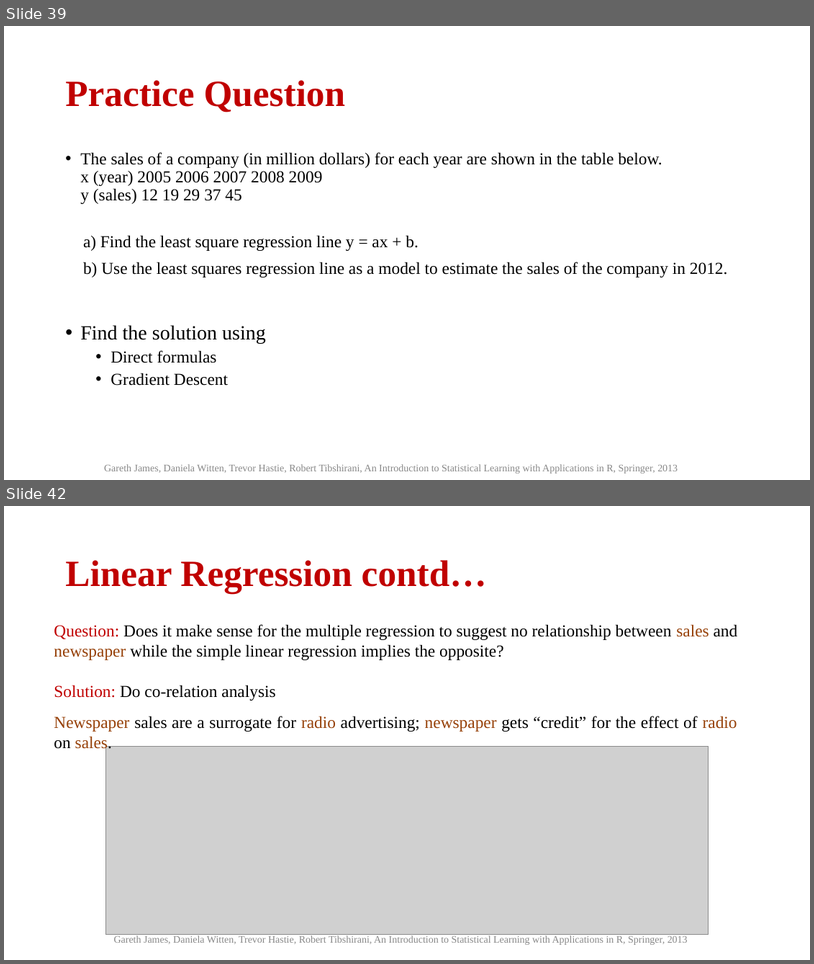
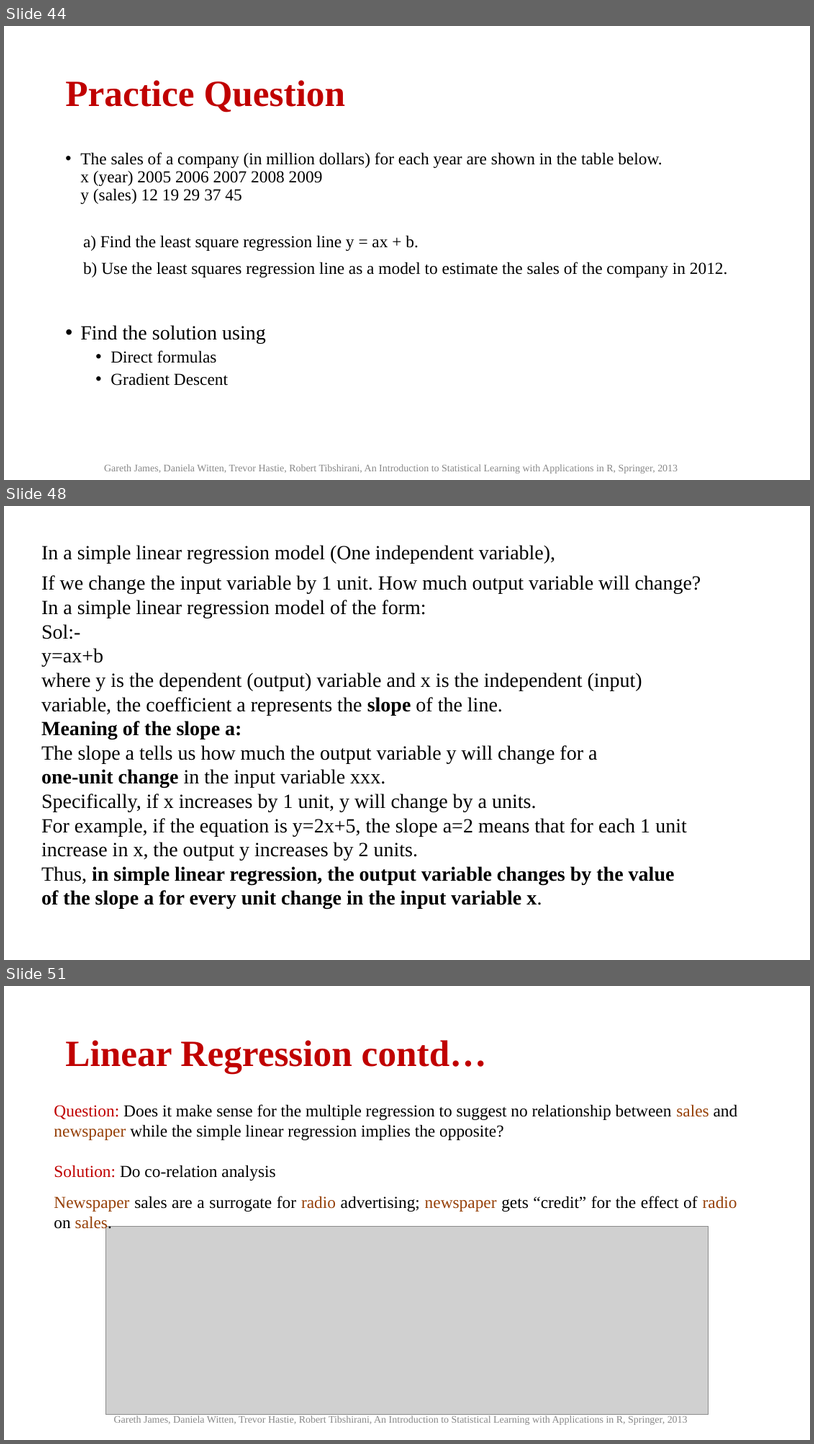
Before and after one commit to skysumitkumar/Du_Mca, a slide deck: 3rd_semester/Data_Science_with_python/PPT/Unit_3/2 Linear Regression.pptx. Shown one above the other, each under a label of ours: slides 39 and 42 before the commit, slides 44, 48 and 51 after it; the slides between them are not shown. The pictures are 814x964 and 814x1444 pixels, drawn with LibreOffice and Linux fonts; fonts in the diff are those of the drawing; grey boxes stand for pictures. Boxes give left, top, right and bottom in pixels: in the first picture for what was removed or moved away, otherwise in the second. Text is boxed around its words. In the diff, an @@ line names an element or a change of style, - is before the commit and + after.

```diff
--- a/3rd_semester/Data_Science_with_python/PPT/Unit_3/2 Linear Regression.pptx
+++ b/3rd_semester/Data_Science_with_python/PPT/Unit_3/2 Linear Regression.pptx
@@ slide 48 added at [4,506,810,960], background #FFFFFF @@
@@ text added at [41,545,702,908], 24 pt, text #000000 @@
+In a simple linear regression model (One independent variable),
+If we change the input variable by 1 unit. How much output variable will change?
+In a simple linear regression model of the form:
+Sol:-
+y=ax+b
+where y is the dependent (output) variable and x is the independent (input)
+variable, the coefficient a represents the slope of the line.
+Meaning of the slope a:
+The slope a tells us how much the output variable y will change for a
+one-unit change in the input variable xxx.
+Specifically, if x increases by 1 unit, y will change by a units.
+For example, if the equation is y=2x+5, the slope a=2 means that for each 1 unit
+increase in x, the output y increases by 2 units.
+Thus, in simple linear regression, the output variable changes by the value
+of the slope a for every unit change in the input variable x.
@@ what was slide 39 is now slide 44 @@
@@ what was slide 42 is now slide 51 @@
```
Also in this commit, not shown: 4 slides changed, 8 other slides added, 7 other files.
